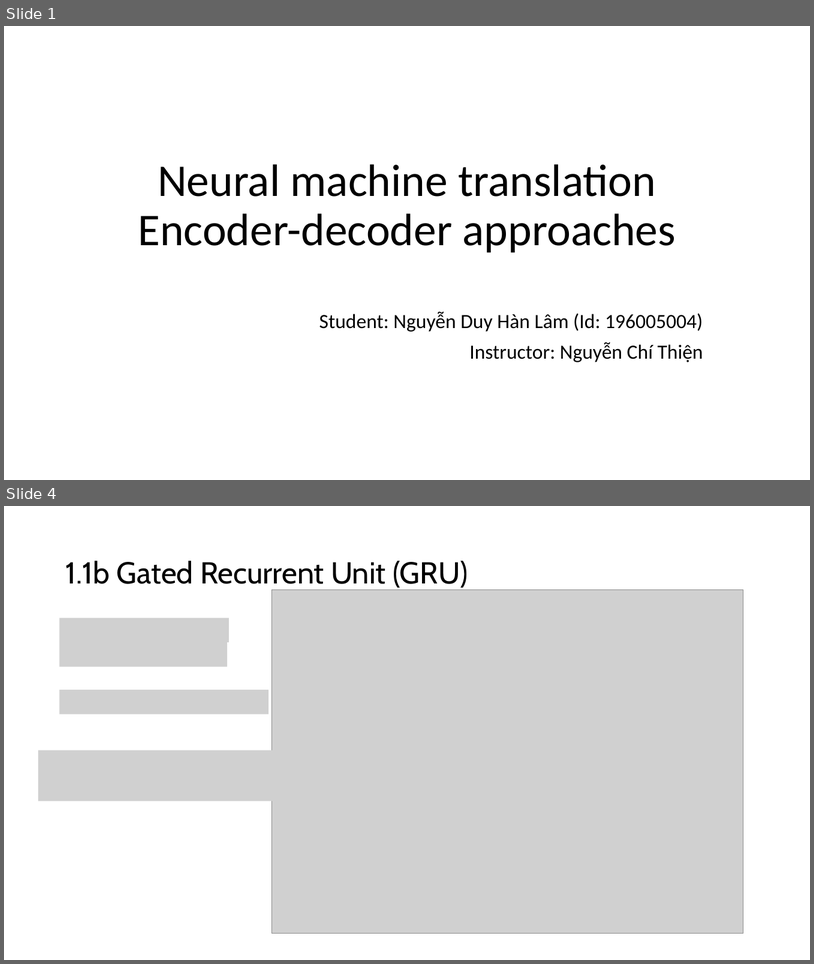
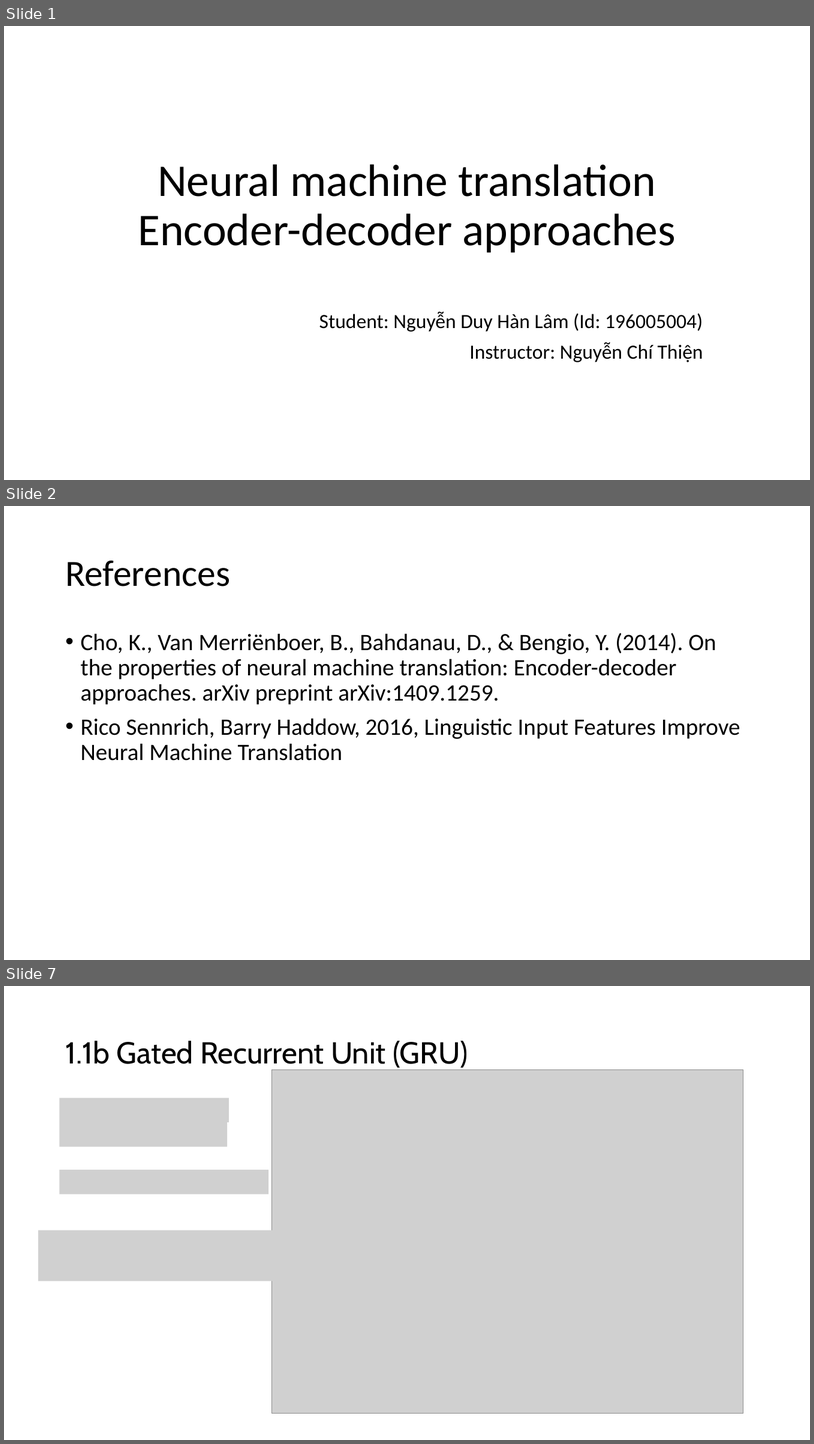
Before and after one commit to nguyenduyhanlam/PTXS-GTNN, a slide deck: encoder_decoder.pptx. Shown one above the other, each under a label of ours: slides 1 and 4 before the commit, slides 1, 2 and 7 after it; the slides between them are not shown. The pictures are 814x964 and 814x1444 pixels, drawn with LibreOffice and Linux fonts; fonts in the diff are those of the drawing; grey boxes stand for pictures. Boxes give left, top, right and bottom in pixels: in the first picture for what was removed or moved away, otherwise in the second. Text is boxed around its words. In the diff, an @@ line names an element or a change of style, - is before the commit and + after.

```diff
--- a/encoder_decoder.pptx
+++ b/encoder_decoder.pptx
@@ slide 2 added at <box>4,506,810,960</box>, background #FFFFFF @@
@@ title added at <box>65,560,230,586</box>, 44 pt, text #000000 @@
+References
@@ text added at <box>81,633,741,760</box>, 28 pt, text #000000 @@
+• Cho, K., Van Merriënboer, B., Bahdanau, D., & Bengio, Y. (2014). On the properties of neural machine translation: Encoder-decoder approaches. arXiv preprint arXiv:1409.1259.
+• Rico Sennrich, Barry Haddow, 2016, Linguistic Input Features Improve Neural Machine Translation
@@ what was slide 4 is now slide 7 @@
```
Also in this commit, not shown: 5 slides changed, 2 other slides added, 2 other files.
